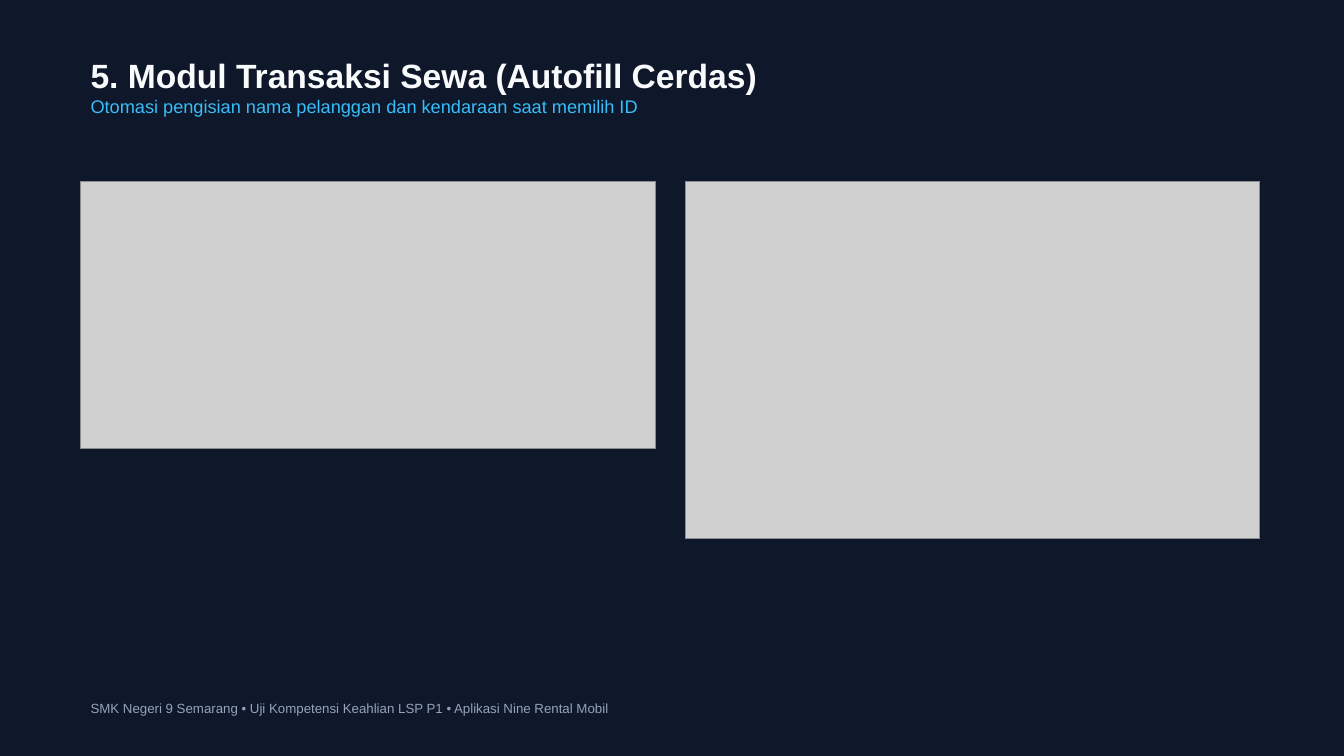
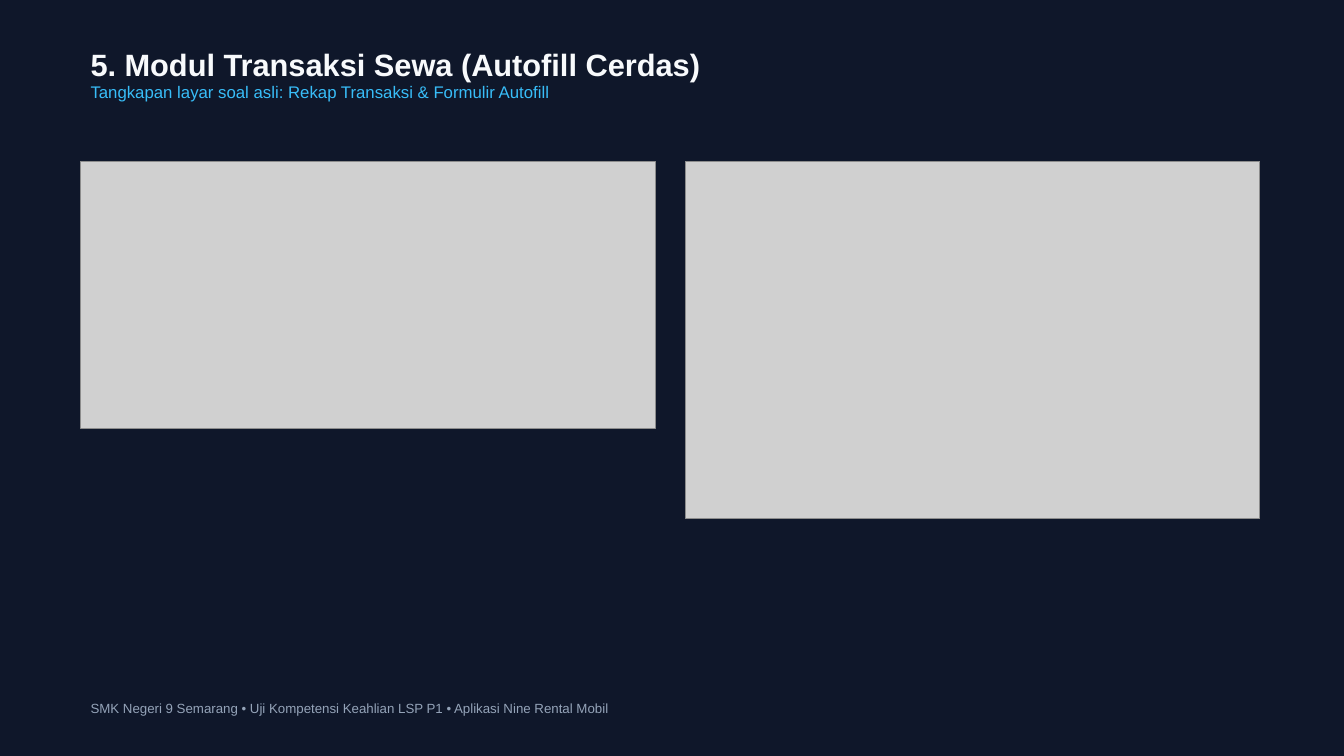
Before and after one commit to SabilMurti/BelajarUKK, a slide deck: slide 6 of NineRental/Yang Dikumpulin/PRESENTASI_NINERENTAL.pptx. Drawn at 1344x756 pixels with LibreOffice and Linux fonts; fonts in the diff are those of the drawing; grey boxes stand for pictures. Boxes give left, top, right and bottom in pixels: in the first picture for what was removed or moved away, otherwise in the second. Text is boxed around its words. In the diff, an @@ line names an element or a change of style, - is before the commit and + after.

Commit message:
docs(ninerental): rapikan aset screenshot soal dan embedding visual pada laporan dan presentasi

```diff
--- a/NineRental/Yang Dikumpulin/PRESENTASI_NINERENTAL.pptx
+++ b/NineRental/Yang Dikumpulin/PRESENTASI_NINERENTAL.pptx
@@ text "5. Modul Transaksi Sewa (Autofill ...": place and size @@
-text "5. Modul Transaksi Sewa (Autofill ..." at box(91, 63, 757, 117)
+text "5. Modul Transaksi Sewa (Autofill ..." at box(91, 53, 700, 102)
@@ text at box(91, 53, 700, 81): size 24 to 22 pt in "5. Modul Transaksi Sewa (Autofill Cerdas)" @@
@@ text at box(91, 86, 549, 102): text changed; size 13 to 12 pt @@
-Otomasi pengisian nama pelanggan dan kendaraan saat memilih ID
+Tangkapan layar soal asli: Rekap Transaksi & Formulir Autofill
@@ picture: place and size @@
-picture at box(81, 181, 655, 449)
+picture at box(81, 161, 655, 429)
@@ picture: place and size @@
-picture at box(686, 181, 1260, 539)
+picture at box(686, 161, 1260, 519)
```
Also in this commit, not shown: 7 other slides changed, 31 other files.
